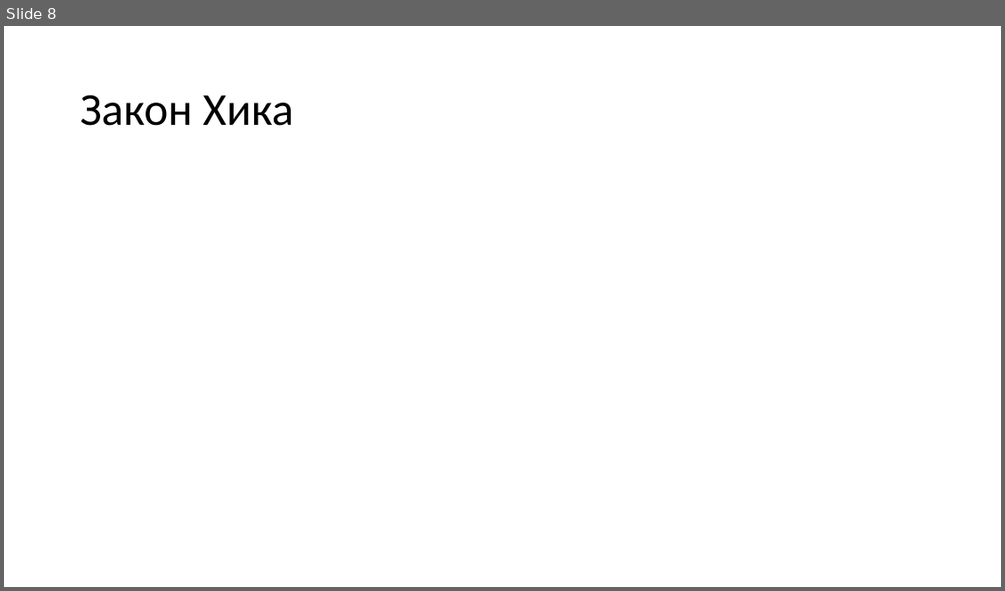
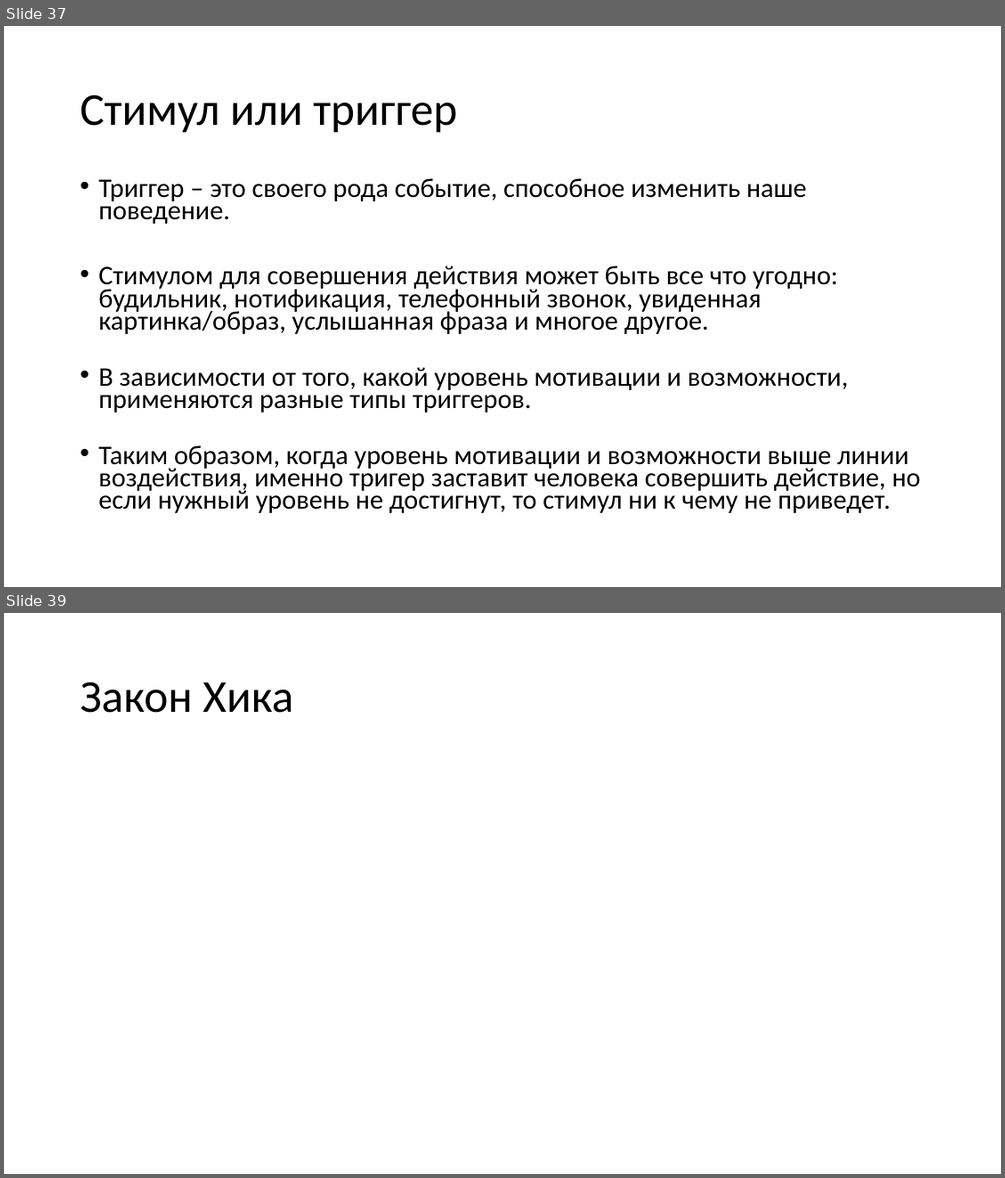
Before and after one commit to naumovda/ux, a slide deck: slides/ux-slides-11.pptx. Shown one above the other, each under a label of ours: slide 8 before the commit, slides 37 and 39 after it; the slides between them are not shown. The pictures are 1005x591 and 1005x1178 pixels, drawn with LibreOffice and Linux fonts; fonts in the diff are those of the drawing; grey boxes stand for pictures. Boxes give left, top, right and bottom in pixels: in the first picture for what was removed or moved away, otherwise in the second. Text is boxed around its words. In the diff, an @@ line names an element or a change of style, - is before the commit and + after.

```diff
--- a/slides/ux-slides-11.pptx
+++ b/slides/ux-slides-11.pptx
@@ slide 37 added at [4, 26, 1001, 587], background #FFFFFF @@
@@ title added at [80, 95, 457, 133], 44 pt, text #000000 @@
+Стимул или триггер
@@ text added at [98, 178, 921, 513], 25.9 pt, text #000000 @@
+• Триггер – это своего рода событие, способное изменить наше поведение.
+• Стимулом для совершения действия может быть все что угодно: будильник, нотификация, телефонный звонок, увиденная картинка/образ, услышанная фраза и многое другое.
+• В зависимости от того, какой уровень мотивации и возможности, применяются разные типы триггеров.
+• Таким образом, когда уровень мотивации и возможности выше линии воздействия, именно тригер заставит человека совершить действие, но если нужный уровень не достигнут, то стимул ни к чему не приведет.
@@ what was slide 8 is now slide 39 @@
```
Also in this commit, not shown: 5 slides changed, 41 other slides added, 7 other files.
